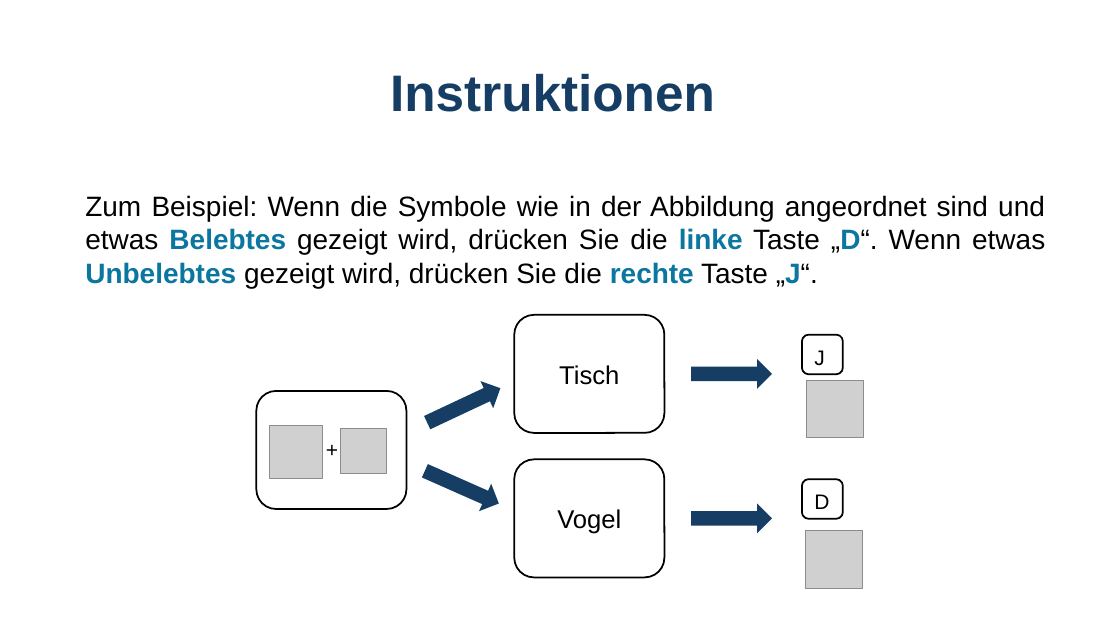
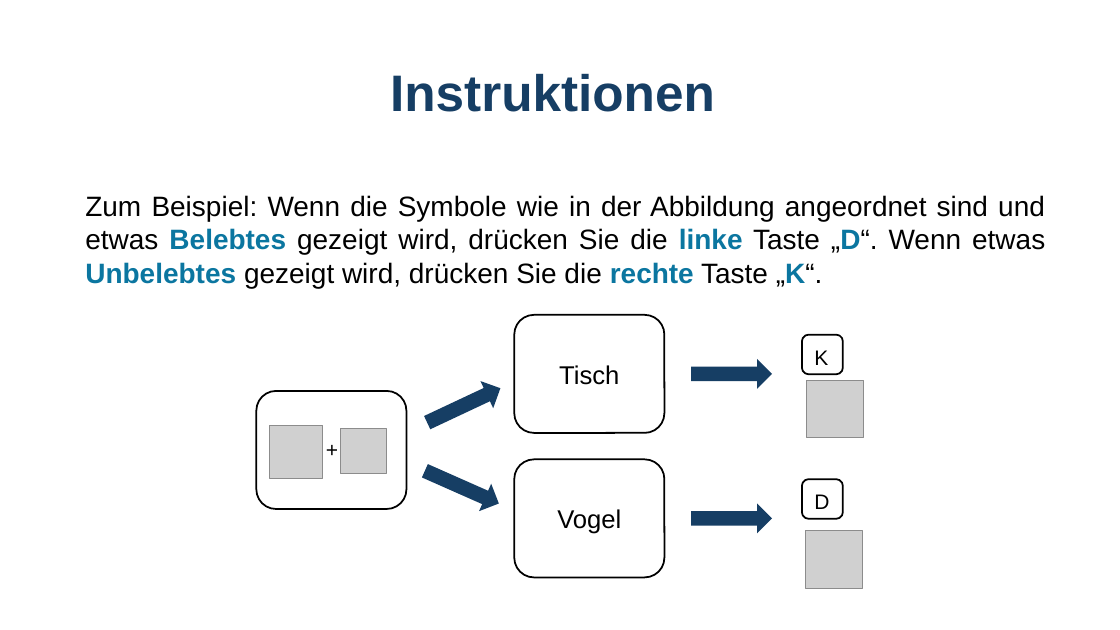
Before and after one commit to GidonFrischkorn/Ambizione-IndividualDifferencesStudy, a slide deck: slide 4 of tasks/word-judgement-changingSR/assets/Instructions_wordschangeSR.pptx. Drawn at 1120x630 pixels with LibreOffice and Linux fonts; fonts in the diff are those of the drawing; grey boxes stand for pictures. Boxes give left, top, right and bottom in pixels: in the first picture for what was removed or moved away, otherwise in the second. Text is boxed around its words. In the diff, an @@ line names an element or a change of style, - is before the commit and + after.

```diff
--- a/tasks/word-judgement-changingSR/assets/Instructions_wordschangeSR.pptx
+++ b/tasks/word-judgement-changingSR/assets/Instructions_wordschangeSR.pptx
@@ text at box(85, 195, 1045, 288): text changed @@
-Zum Beispiel: Wenn die Symbole wie in der Abbildung angeordnet sind und etwas Belebtes gezeigt wird, drücken Sie die linke Taste „D“. Wenn etwas Unbelebtes gezeigt wird, drücken Sie die rechte Taste „J“.
+Zum Beispiel: Wenn die Symbole wie in der Abbildung angeordnet sind und etwas Belebtes gezeigt wird, drücken Sie die linke Taste „D“. Wenn etwas Unbelebtes gezeigt wird, drücken Sie die rechte Taste „K“.
@@ text at box(814, 350, 828, 365): text changed @@
-J
+K
```
Also in this commit, not shown: 2 other slides changed, 5 other files.
